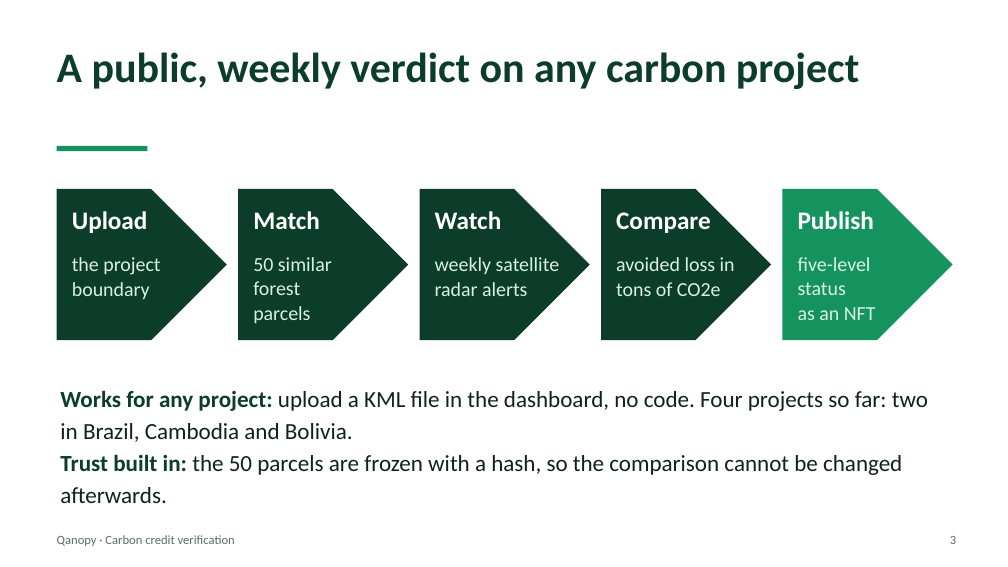
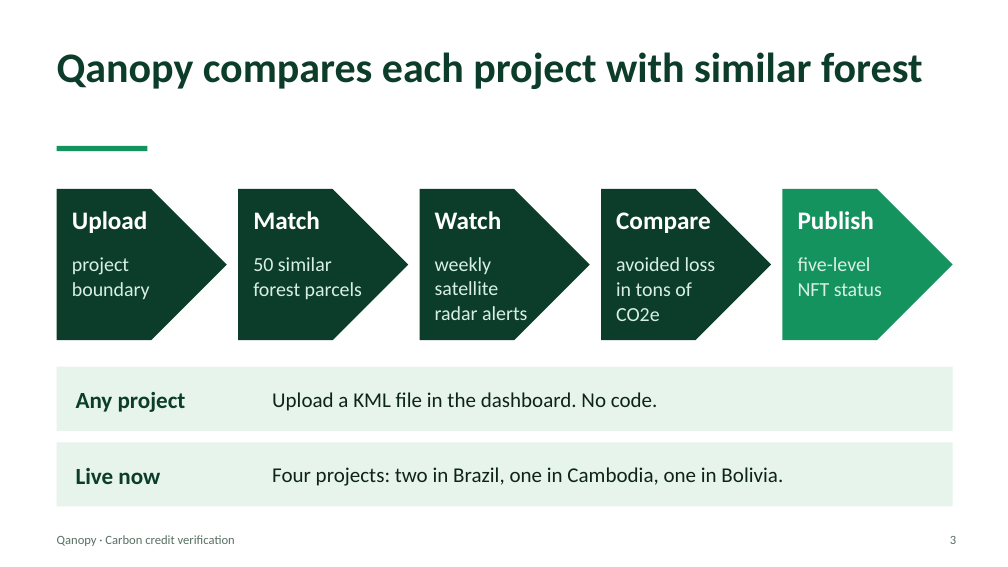
Before and after one commit to Quantum-hackathon-Qanopy/Parcel_finder, a slide deck: slide 3 of docs/Qanopy_pitch.pptx. Drawn at 1008x567 pixels with LibreOffice and Linux fonts; fonts in the diff are those of the drawing. Boxes give left, top, right and bottom in pixels: in the first picture for what was removed or moved away, otherwise in the second. Text is boxed around its words. In the diff, an @@ line names an element or a change of style, - is before the commit and + after.

Commit message:
PPTX changes

```diff
--- a/docs/Qanopy_pitch.pptx
+++ b/docs/Qanopy_pitch.pptx
@@ text at (57, 52, 923, 89): text changed @@
-A public, weekly verdict on any carbon project
+Qanopy compares each project with similar forest
@@ text at (72, 257, 150, 299): text changed @@
-the project
-boundary
+project
+boundary
@@ text "50 similar forest parcels" rewrapped from (253, 257, 332, 324) to (253, 257, 362, 300) @@
@@ text "weekly satellite radar alerts" rewrapped from (435, 257, 560, 296) to (435, 257, 527, 320) @@
@@ text "avoided loss in tons of ..." rewrapped from (616, 257, 735, 296) to (616, 257, 716, 321) @@
@@ text at (798, 257, 882, 296): text changed @@
-five-level status
-as an NFT
+five-level
+NFT status
@@ rectangle added at (57, 367, 953, 431), fill #E6F4EC @@
@@ text removed at (60, 390, 928, 503) @@
-Works for any project: upload a KML file in the dashboard, no code. Four projects so far: two in Brazil, Cambodia and Bolivia.
-Trust built in: the 50 parcels are frozen with a hash, so the comparison cannot be changed afterwards.
@@ text added at (76, 392, 186, 412), 22 pt, text #0C3D2B, bold @@
+Any project
@@ text added at (272, 392, 658, 411), 20 pt, text #0F2419 @@
+Upload a KML file in the dashboard. No code.
@@ rectangle added at (57, 442, 953, 507), fill #E6F4EC @@
@@ text added at (76, 468, 160, 484), 22 pt, text #0C3D2B, bold @@
+Live now
@@ text added at (272, 467, 783, 486), 20 pt, text #0F2419 @@
+Four projects: two in Brazil, one in Cambodia, one in Bolivia.
```
Also in this commit, not shown: 2 other slides changed, 4 slides added, 4 slides removed, 2 other files.
